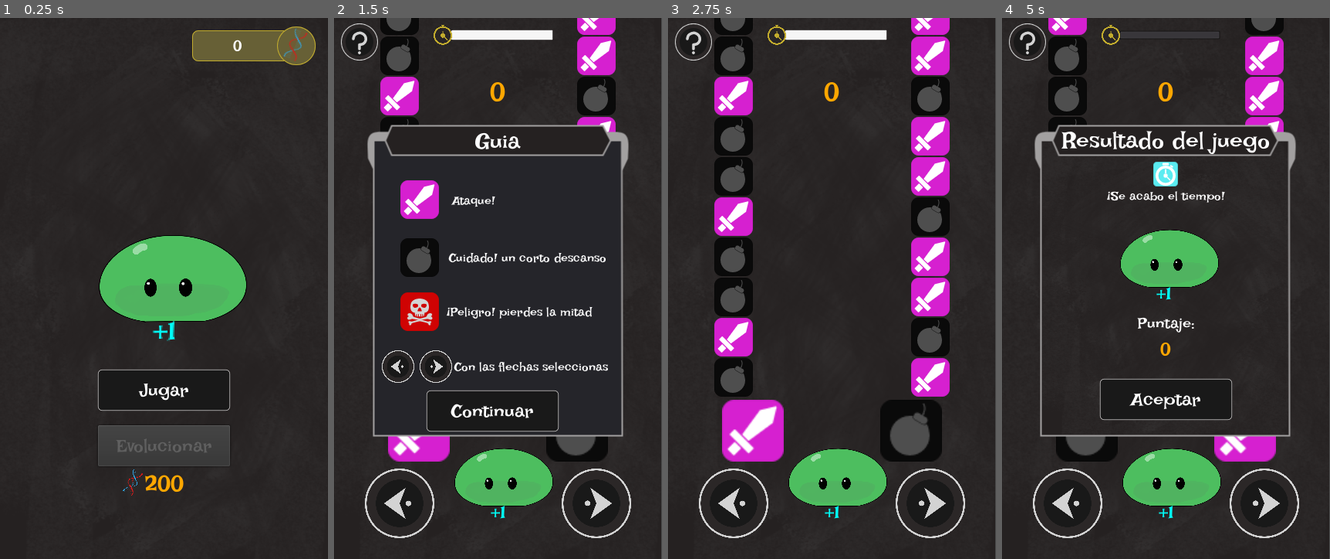
Above: before the commit, frames 1-4 (left to right).
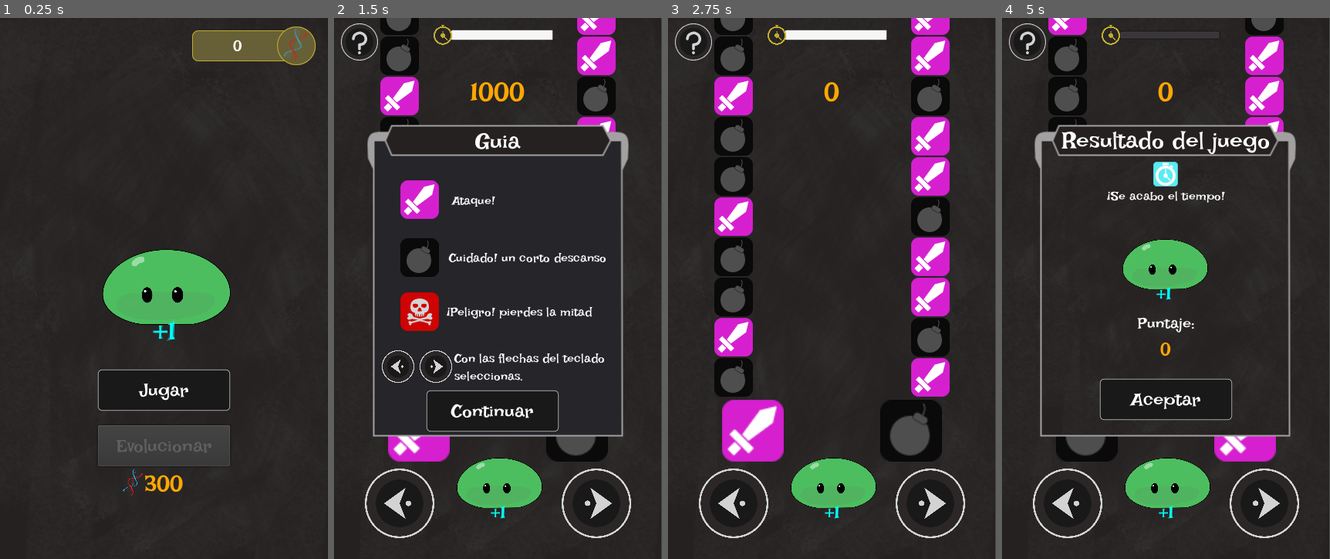
Above: after the commit, the same moments.

Repository: Raizu548/JAM-ChacoDevs
Game: Godot game, scene res://juego/menus/MenuPrincipal.tscn
The game is run twice, just before and just after one commit, with the same random seed, the same clock (stepped at 60 frames per second) and the same inputs.
Inputs (mouse positions are in pixels of both pictures, inside the frame that each line leads up to):
- Up to frame 1 (0.25 s): no input
- Up to frame 2 (1.5 s): click "Jugar" at 0.5 s; click (360, 39) at 1.27 s
- Up to frame 3 (2.75 s): click "Continuar" at 2 s
- Up to frame 4 (5 s): tap Enter at 2.75 s; tap Right (flecha_der) at 2.85, 3.6, 4.35 s; hold Left (flecha_izq) 3.53-4.28 s

The runs differ from the first frame. In frame 1, 2.4% of the frame differs, in the area x 30-76%, y 40-88%; in frame 2, 2.2%; in frame 3, 1.0%; in frame 4, 2.0%.

Commit message:
Sonido a los botones y moustro4 agregados

Diff:
--- a/default_bus_layout.tres
+++ b/default_bus_layout.tres
@@ -7,3 +7,9 @@
 bus/1/bypass_fx = false
 bus/1/volume_db = -11.952
 bus/1/send = "Master"
+bus/2/name = "SFX"
+bus/2/solo = false
+bus/2/mute = false
+bus/2/bypass_fx = false
+bus/2/volume_db = 0.0
+bus/2/send = "Master"
--- a/juego/Autoloads/DatosJuego.gd
+++ b/juego/Autoloads/DatosJuego.gd
@@ -2,15 +2,17 @@
 
 var nivel: int
 var puntosTotal: int
-var array_pts_evolucion = [200, 600, 999999]
+var array_pts_evolucion = [300, 1000, 1900, 999999]
 var arrat_bonus_nivel = [1, 3]
 var tipo_muerte: String
-var maximoNivel = 3
+var maximoNivel = 4
+var primera_partida: bool
 
 
 func _ready() -> void:
 	nivel = 1
 	puntosTotal = 0
+	primera_partida = true
 
 
 func puede_evolucionar() -> bool:
--- a/juego/botones/BotonFlecha.gd
+++ b/juego/botones/BotonFlecha.gd
@@ -2,10 +2,13 @@
 extends Node2D
 
 onready var animacion = $AnimationPlayer
+onready var pulsacionSFX = $sonidoSFX
 
 
 func esPresionado() -> void:
 	animacion.play("presionado")
+	pulsacionSFX.play()
+
 
 func _on_Button_pressed() -> void:
 	esPresionado()
--- a/juego/botones/BotonFlecha.tscn
+++ b/juego/botones/BotonFlecha.tscn
@@ -1,7 +1,8 @@
-[gd_scene load_steps=5 format=2]
+[gd_scene load_steps=6 format=2]
 
 [ext_resource path="res://juego/botones/boton_flecha.png" type="Texture" id=1]
 [ext_resource path="res://juego/botones/BotonFlecha.gd" type="Script" id=2]
+[ext_resource path="res://juego/botones/boton_corto.wav" type="AudioStream" id=3]
 
 [sub_resource type="Animation" id=1]
 resource_name = "default"
@@ -59,4 +60,8 @@
 anims/default = SubResource( 1 )
 anims/presionado = SubResource( 3 )
 
+[node name="sonidoSFX" type="AudioStreamPlayer" parent="."]
+stream = ExtResource( 3 )
+bus = "SFX"
+
 [connection signal="pressed" from="Button" to="." method="_on_Button_pressed"]
--- a/juego/menus/MenuGuia.tscn
+++ b/juego/menus/MenuGuia.tscn
@@ -106,7 +106,8 @@
 margin_right = 308.0
 margin_bottom = 313.0
 custom_fonts/font = SubResource( 2 )
-text = "Con las flechas seleccionas"
+text = "Con las flechas del teclado  seleccionas."
 valign = 1
+autowrap = true
 
 [connection signal="pressed" from="BotonContinuar" to="." method="_on_BotonContinuar_pressed"]
--- a/juego/menus/MenuPrincipal.tscn
+++ b/juego/menus/MenuPrincipal.tscn
@@ -102,7 +102,7 @@
 "times": PoolRealArray( 0, 1 ),
 "transitions": PoolRealArray( 1, 1 ),
 "update": 1,
-"values": [ true, true ]
+"values": [ true, false ]
 }
 tracks/3/type = "value"
 tracks/3/path = NodePath("Light2D:scale")
@@ -171,10 +171,10 @@
 tracks/8/imported = false
 tracks/8/enabled = true
 tracks/8/keys = {
-"times": PoolRealArray( 0 ),
-"transitions": PoolRealArray( 1 ),
-"update": 1,
-"values": [ true ]
+"times": PoolRealArray( 0, 1 ),
+"transitions": PoolRealArray( 1, 1 ),
+"update": 1,
+"values": [ true, false ]
 }
 tracks/9/type = "value"
 tracks/9/path = NodePath("Light2D2:modulate")
@@ -183,10 +183,10 @@
 tracks/9/imported = false
 tracks/9/enabled = true
 tracks/9/keys = {
-"times": PoolRealArray( 0 ),
-"transitions": PoolRealArray( 1 ),
-"update": 0,
-"values": [ Color( 1, 1, 1, 1 ) ]
+"times": PoolRealArray( 0, 1 ),
+"transitions": PoolRealArray( 1, 1 ),
+"update": 0,
+"values": [ Color( 1, 1, 1, 1 ), Color( 1, 1, 1, 0 ) ]
 }
 tracks/10/type = "value"
 tracks/10/path = NodePath("Light2D2:scale")
@@ -195,10 +195,10 @@
 tracks/10/imported = false
 tracks/10/enabled = true
 tracks/10/keys = {
-"times": PoolRealArray( 0, 0.5 ),
-"transitions": PoolRealArray( 1, 1 ),
-"update": 0,
-"values": [ Vector2( 1, 1 ), Vector2( 5, 5 ) ]
+"times": PoolRealArray( 0, 0.5, 1 ),
+"transitions": PoolRealArray( 1, 1, 1 ),
+"update": 0,
+"values": [ Vector2( 1, 1 ), Vector2( 5, 5 ), Vector2( 1, 1 ) ]
 }
 
 [node name="MenuPrincipal" type="Control"]
--- a/juego/moustro/Moustro.gd
+++ b/juego/moustro/Moustro.gd
@@ -18,11 +18,19 @@
 			$SpriteNivel1.visible = true
 			$SpriteNivel2.visible = false
 			$SpriteNivel3.visible = false
+			$SpriteNivel4.visible = false
 		2:
 			$SpriteNivel1.visible = false
 			$SpriteNivel2.visible = true
 			$SpriteNivel3.visible = false
+			$SpriteNivel4.visible = false
 		3:
 			$SpriteNivel1.visible = false
 			$SpriteNivel2.visible = false
 			$SpriteNivel3.visible = true
+			$SpriteNivel4.visible = false
+		4:
+			$SpriteNivel1.visible = false
+			$SpriteNivel2.visible = false
+			$SpriteNivel3.visible = false
+			$SpriteNivel4.visible = true
--- a/juego/moustro/Moustro.tscn
+++ b/juego/moustro/Moustro.tscn
@@ -1,10 +1,11 @@
-[gd_scene load_steps=7 format=2]
+[gd_scene load_steps=8 format=2]
 
 [ext_resource path="res://juego/moustro/slime.png" type="Texture" id=1]
 [ext_resource path="res://juego/moustro/Moustro.gd" type="Script" id=2]
 [ext_resource path="res://recursos/font/IrishGrover-Regular.ttf" type="DynamicFontData" id=3]
 [ext_resource path="res://juego/moustro/Slime_nivel2.png" type="Texture" id=4]
 [ext_resource path="res://juego/moustro/slime_3.png" type="Texture" id=5]
+[ext_resource path="res://juego/moustro/slime4.png" type="Texture" id=6]
 
 [sub_resource type="DynamicFont" id=1]
 size = 24
@@ -14,8 +15,8 @@
 script = ExtResource( 2 )
 
 [node name="SpriteNivel1" type="Sprite" parent="."]
-position = Vector2( 19, -6 )
-scale = Vector2( 0.15, 0.15 )
+position = Vector2( 12, 1 )
+scale = Vector2( 0.13, 0.13 )
 texture = ExtResource( 1 )
 
 [node name="SpriteNivel2" type="Sprite" parent="."]
@@ -30,6 +31,12 @@
 scale = Vector2( 0.08, 0.08 )
 texture = ExtResource( 4 )
 
+[node name="SpriteNivel4" type="Sprite" parent="."]
+visible = false
+position = Vector2( -15, -67 )
+scale = Vector2( 0.18, 0.18 )
+texture = ExtResource( 6 )
+
 [node name="LabelBonus" type="Label" parent="."]
 margin_left = -19.0
 margin_top = 22.0
--- a/juego/nivel/Nivel.gd
+++ b/juego/nivel/Nivel.gd
@@ -29,6 +29,10 @@
 
 
 func _ready() -> void:
+	if DatosJuego.primera_partida:
+		mostrar_ventana_guia()
+		DatosJuego.primera_partida = false
+
 	DatosJuego.tipo_muerte = "tiempo"
 	Evento.connect("descongelar",self,"_on_descongelar")
 	timerPulso.wait_time = cadenciaPulsacion
@@ -177,8 +181,9 @@
 		barraTiempo.matar_tiempo()
 
 
-func congelar() -> void:
-	pass
+func mostrar_ventana_guia() -> void:
+	ventanaGuia.visible = true
+	get_tree().paused = not get_tree().paused
 
 
 func _on_TweenDesaparecer_tween_completed(object: Object, key: NodePath) -> void:
@@ -194,5 +199,4 @@
 
 
 func _on_BotonPregunta_pressed() -> void:
-	ventanaGuia.visible = true
-	get_tree().paused = not get_tree().paused
+	mostrar_ventana_guia()
Not shown, added: juego/botones/boton_corto.wav.import
Binary file added: juego/moustro/slime4.png
Not shown, added: juego/moustro/slime4.png.import
Not shown, added: juego/botones/boton_corto.wav
Not shown, added: juego/moustro/slime4.kra
